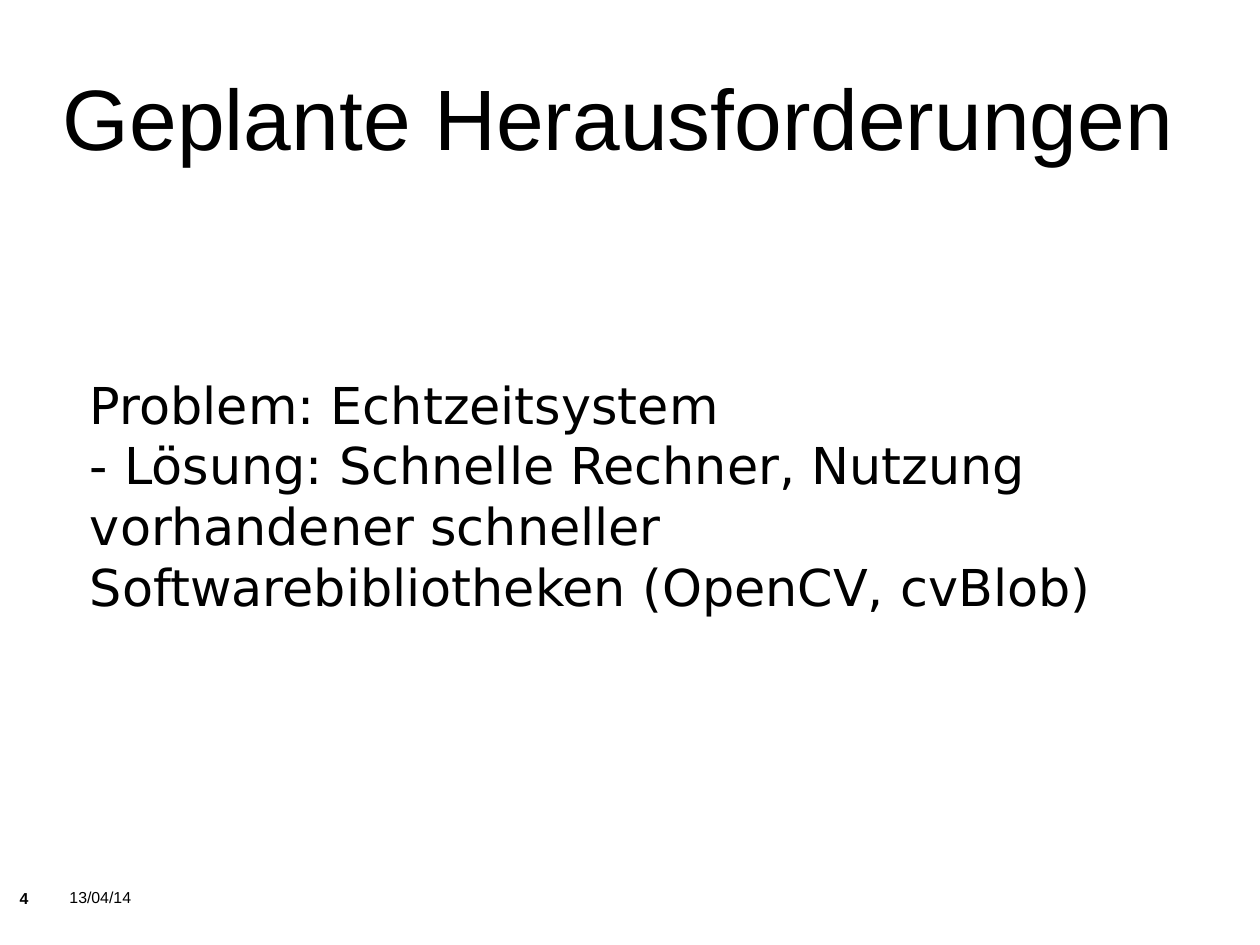
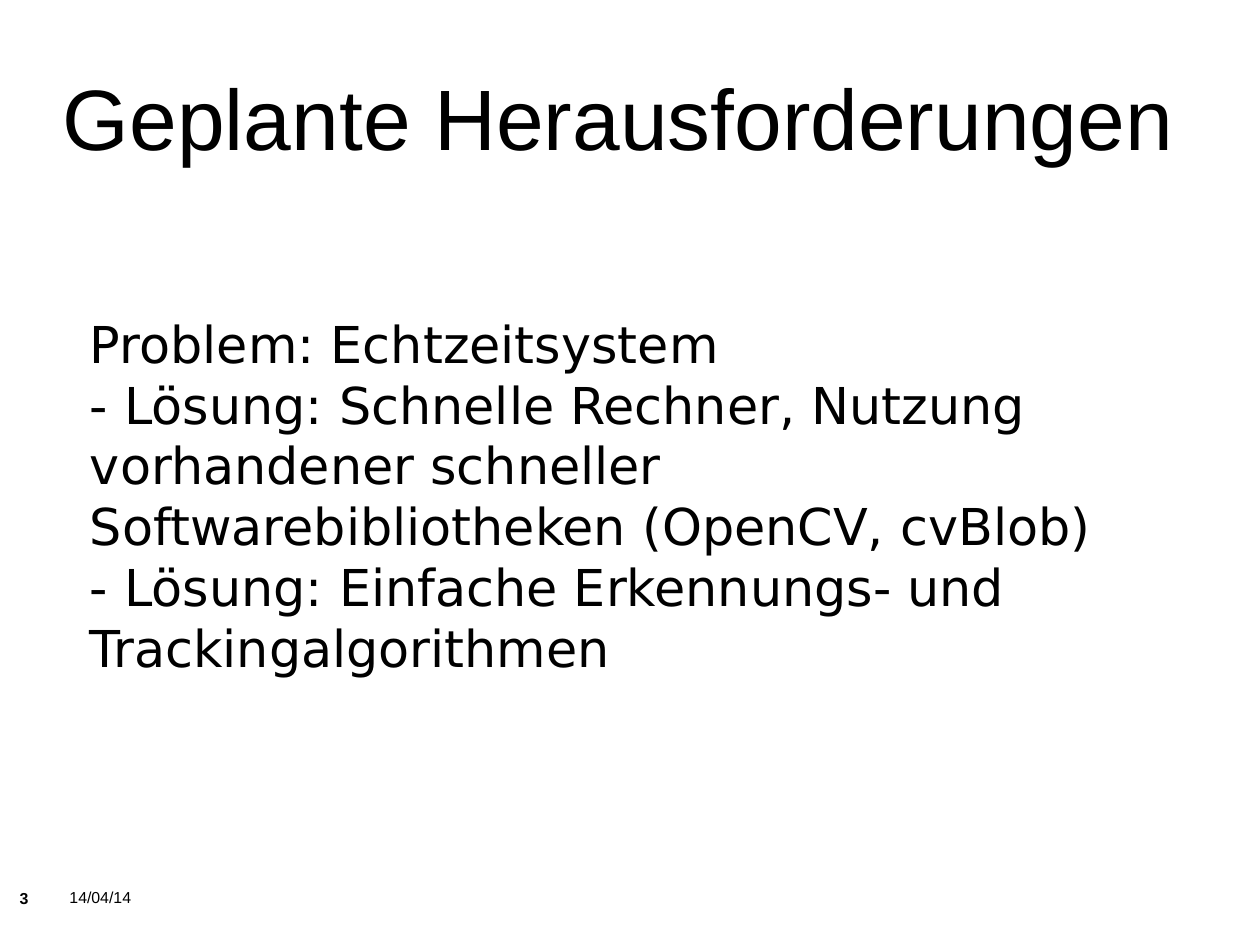
Before and after one commit to KITrokopter/Presentation, a slide deck: slide 3 of PresentationInTotal v0.1.odp (slide 4 before the commit). Drawn at 1260x945 pixels with LibreOffice and Linux fonts; fonts in the diff are those of the drawing; background and template pictures are left out. Boxes give left, top, right and bottom in pixels: in the first picture for what was removed or moved away, otherwise in the second. Text is boxed around its words. In the diff, an @@ line names an element or a change of style, - is before the commit and + after.

```diff
--- a/PresentationInTotal v0.1.odp
+++ b/PresentationInTotal v0.1.odp
@@ subtitle at bbox=[90, 567, 1005, 678]: paragraph added @@
+- Lösung: Einfache Erkennungs- und Trackingalgorithmen
@@ page number at bbox=[20, 893, 29, 904]: text changed @@
-4
+3
@@ text at bbox=[69, 891, 131, 903]: text changed @@
-13/04/14
+14/04/14
```
Also in this commit, not shown: 44 other slides changed, 2 slides added, 8 slides removed.
